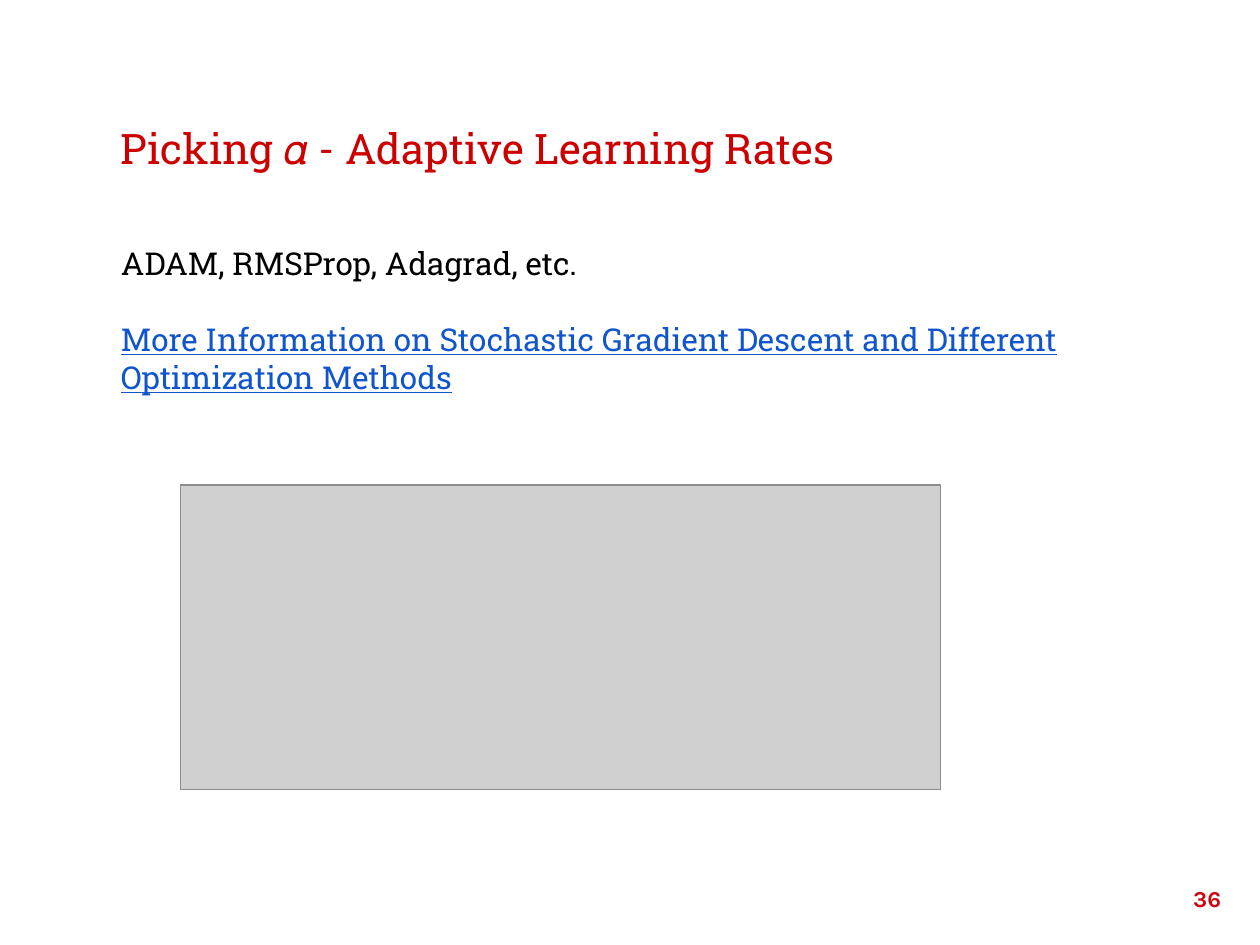
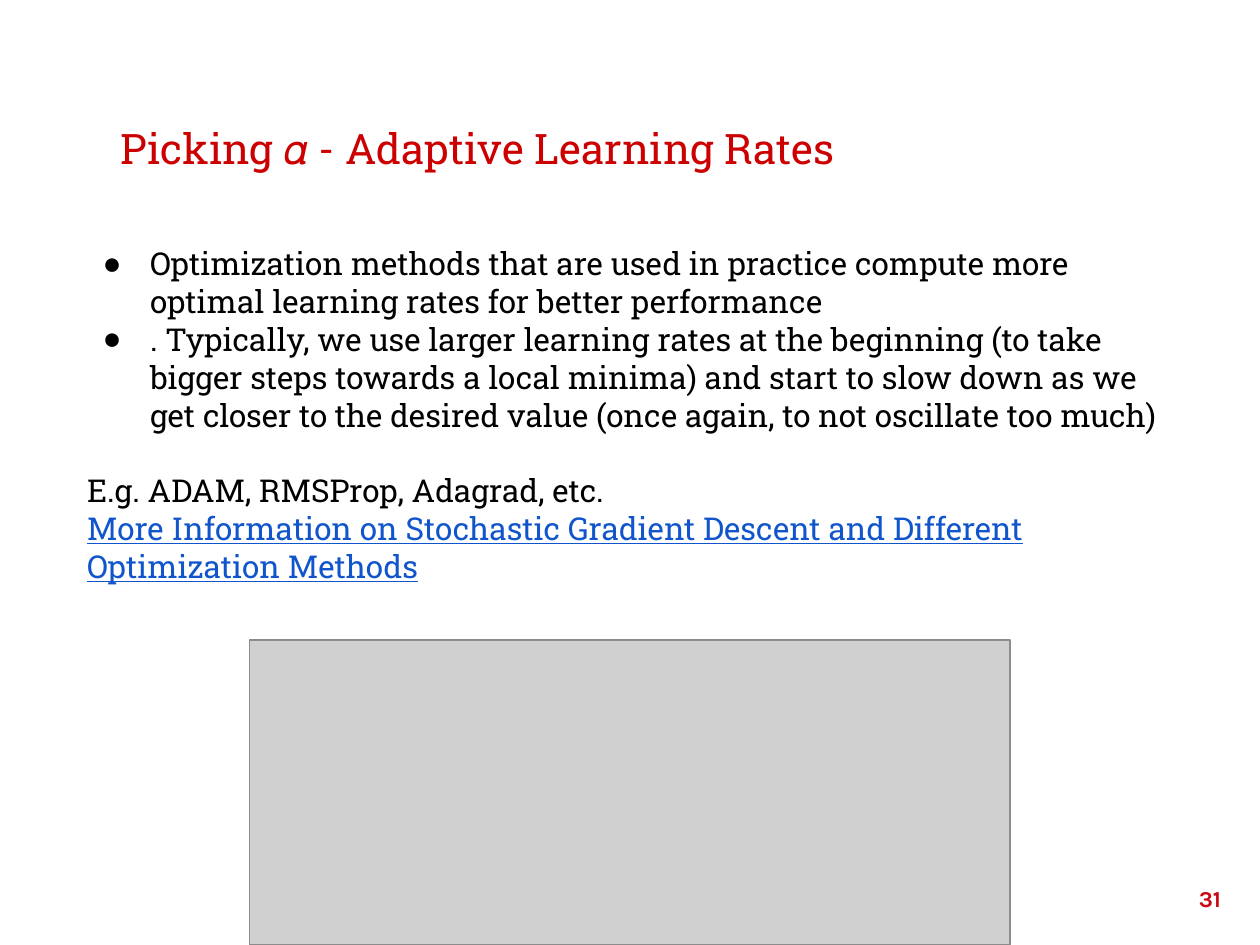
Before and after one commit to McGillAISociety/TechX, a slide deck: slide 31 of Lectures/Lecture7/Lecture 7_ Feedforward Neural Networks.pptx (slide 36 before the commit). Drawn at 1260x945 pixels with LibreOffice and Linux fonts; fonts in the diff are those of the drawing; grey boxes stand for pictures; background and template pictures are left out. Boxes give left, top, right and bottom in pixels: in the first picture for what was removed or moved away, otherwise in the second. Text is boxed around its words. In the diff, an @@ line names an element or a change of style, - is before the commit and + after.

Commit message:
Updated FF NN Slides

```diff
--- a/Lectures/Lecture7/Lecture 7_ Feedforward Neural Networks.pptx
+++ b/Lectures/Lecture7/Lecture 7_ Feedforward Neural Networks.pptx
@@ text "Optimization methods that are used ...": place and size @@
-text "Optimization methods that are used ..." at [121, 251, 1057, 396]
+text "Optimization methods that are used ..." at [87, 251, 1156, 585]
@@ text at [87, 251, 1156, 509]: text changed @@
-ADAM, RMSProp, Adagrad, etc.
+● Optimization methods that are used in practice compute more optimal learning rates for better performance
+● . Typically, we use larger learning rates at the beginning (to take bigger steps towards a local minima) and start to slow down as we get closer to the desired value (once again, to not oscillate too much)
+E.g. ADAM, RMSProp, Adagrad, etc.
@@ picture: place and size @@
-picture at [180, 485, 940, 790]
+picture at [249, 640, 1009, 945]
@@ page number at [1199, 892, 1221, 908]: text changed @@
-36
+31
```
Also in this commit, not shown: 2 other slides changed, 6 slides removed.
